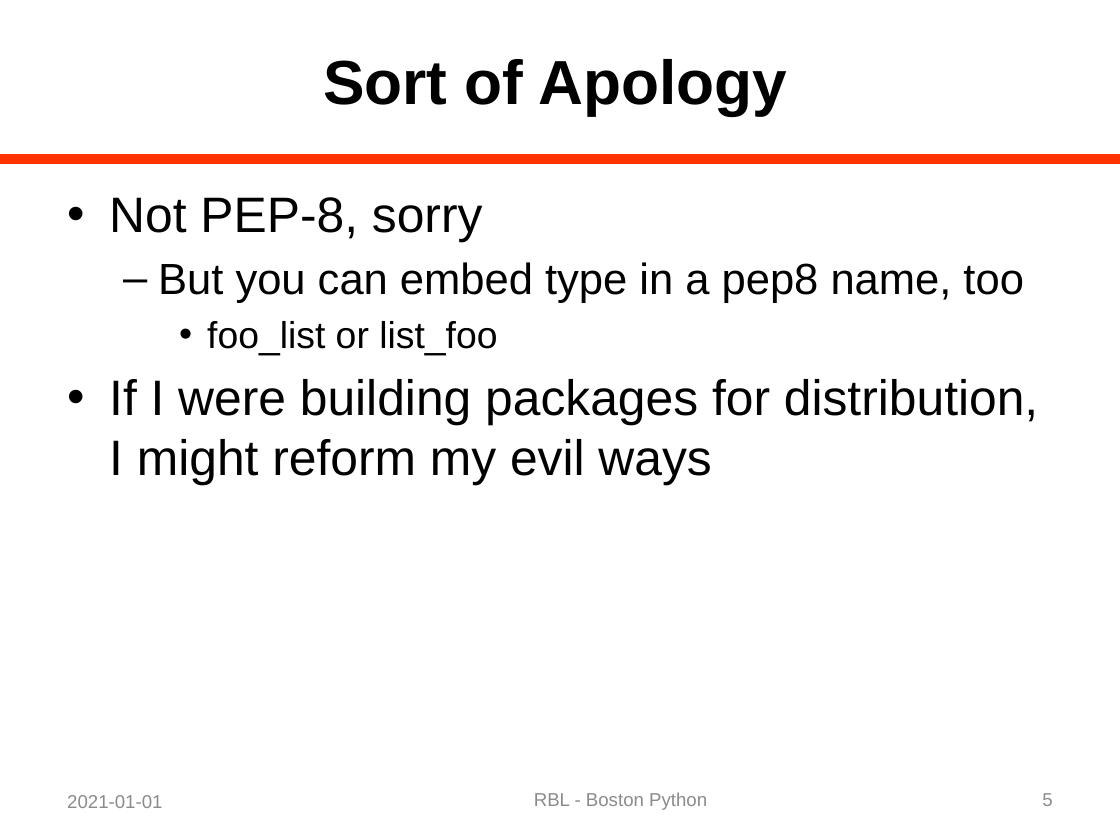
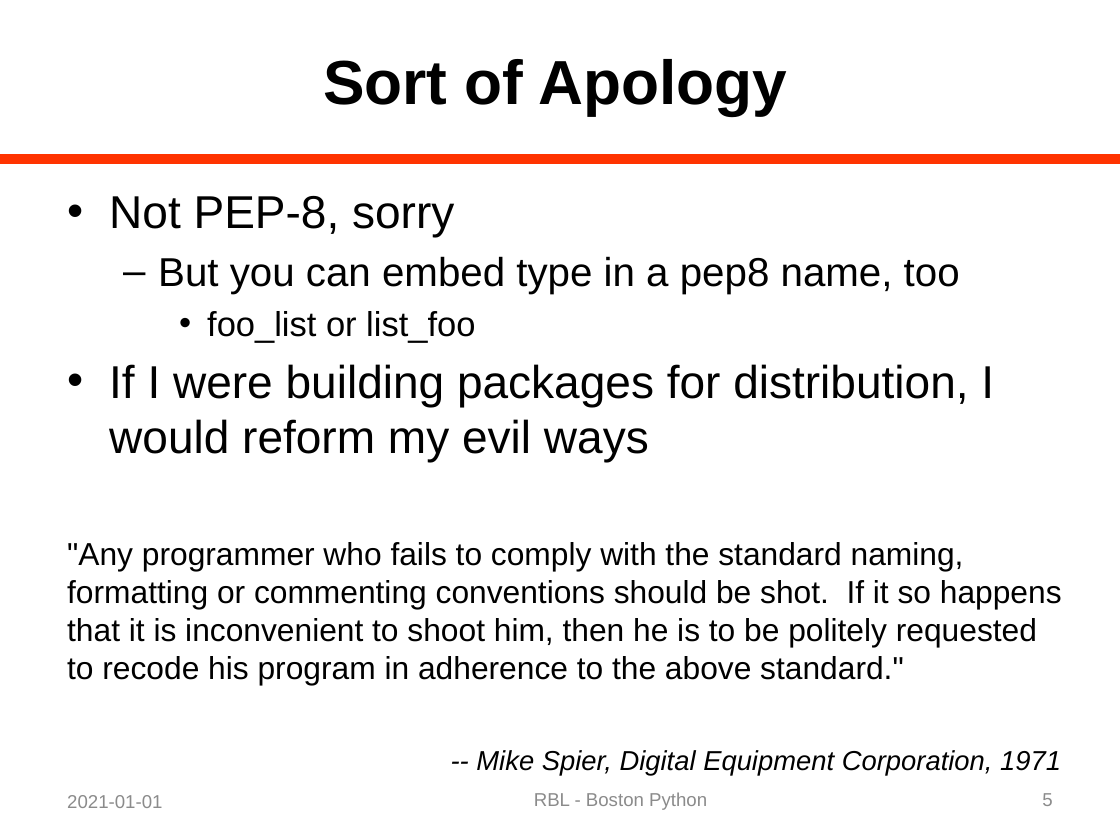
Before and after one commit to rblandau/NewTrace, a slide deck: slide 5 of docs/OfflineDebugging/A Dinosaur and a Python 02.pptx. Drawn at 1120x840 pixels with LibreOffice and Linux fonts; fonts in the diff are those of the drawing. Boxes give left, top, right and bottom in pixels: in the first picture for what was removed or moved away, otherwise in the second. Text is boxed around its words. In the diff, an @@ line names an element or a change of style, - is before the commit and + after.

```diff
--- a/docs/OfflineDebugging/A Dinosaur and a Python 02.pptx
+++ b/docs/OfflineDebugging/A Dinosaur and a Python 02.pptx
@@ text at box(109, 196, 960, 343): size 32 to 29.6 pt in "Not PEP-8, sorry"; size 28 to 25.9 pt in "But you can embed type in a ..."; size 24 to 22.2 pt in "foo_list or list_foo" @@
@@ text at box(67, 364, 1062, 776): text changed; size 32 to 20.4 pt @@
-• If I were building packages for distribution, I might reform my evil ways
+• If I were building packages for distribution, I would reform my evil ways
+"Any programmer who fails to comply with the standard naming, formatting or commenting conventions should be shot. If it so happens that it is inconvenient to shoot him, then he is to be politely requested to recode his program in adherence to the above standard."
+-- Mike Spier, Digital Equipment Corporation, 1971
```
Also in this commit, not shown: 14 other slides changed, 4 slides removed, 2 other files.
